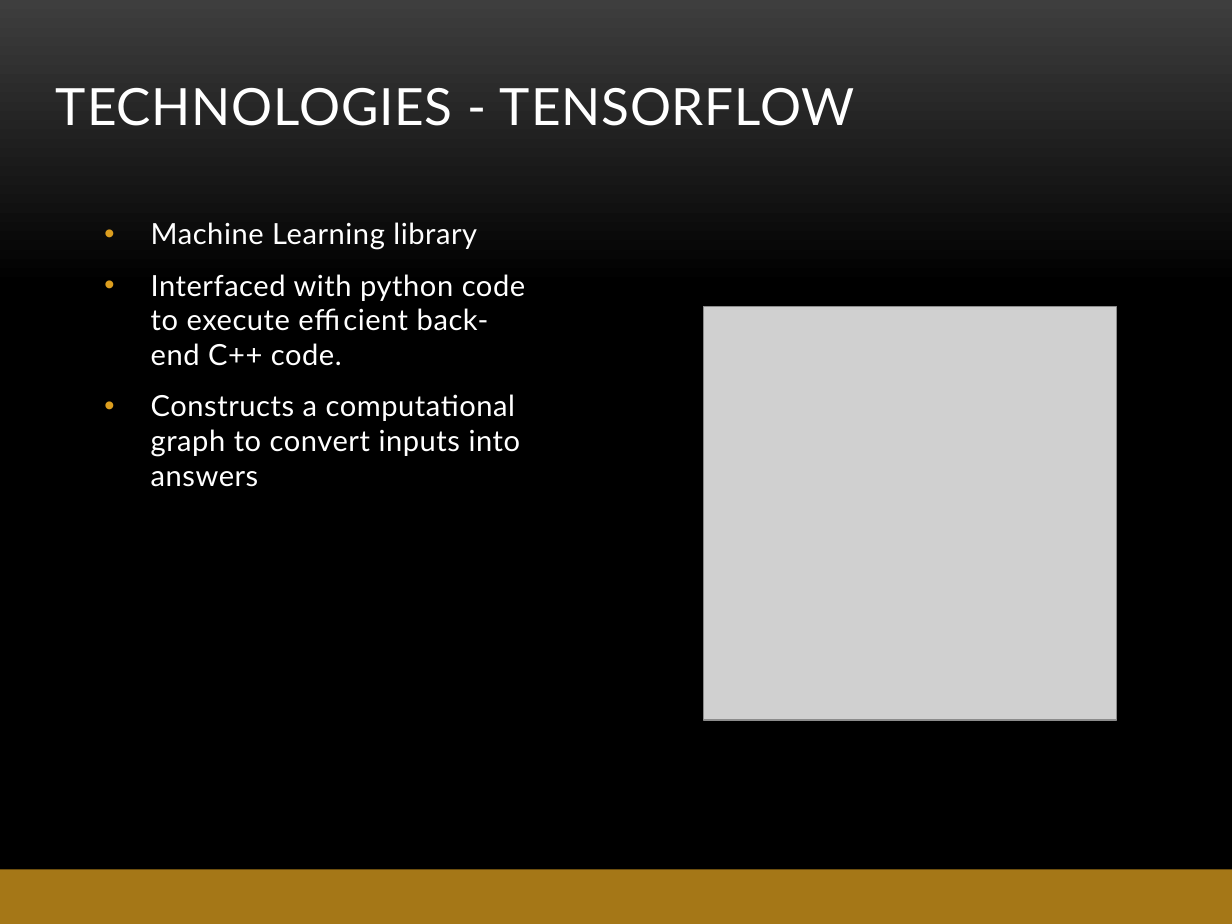
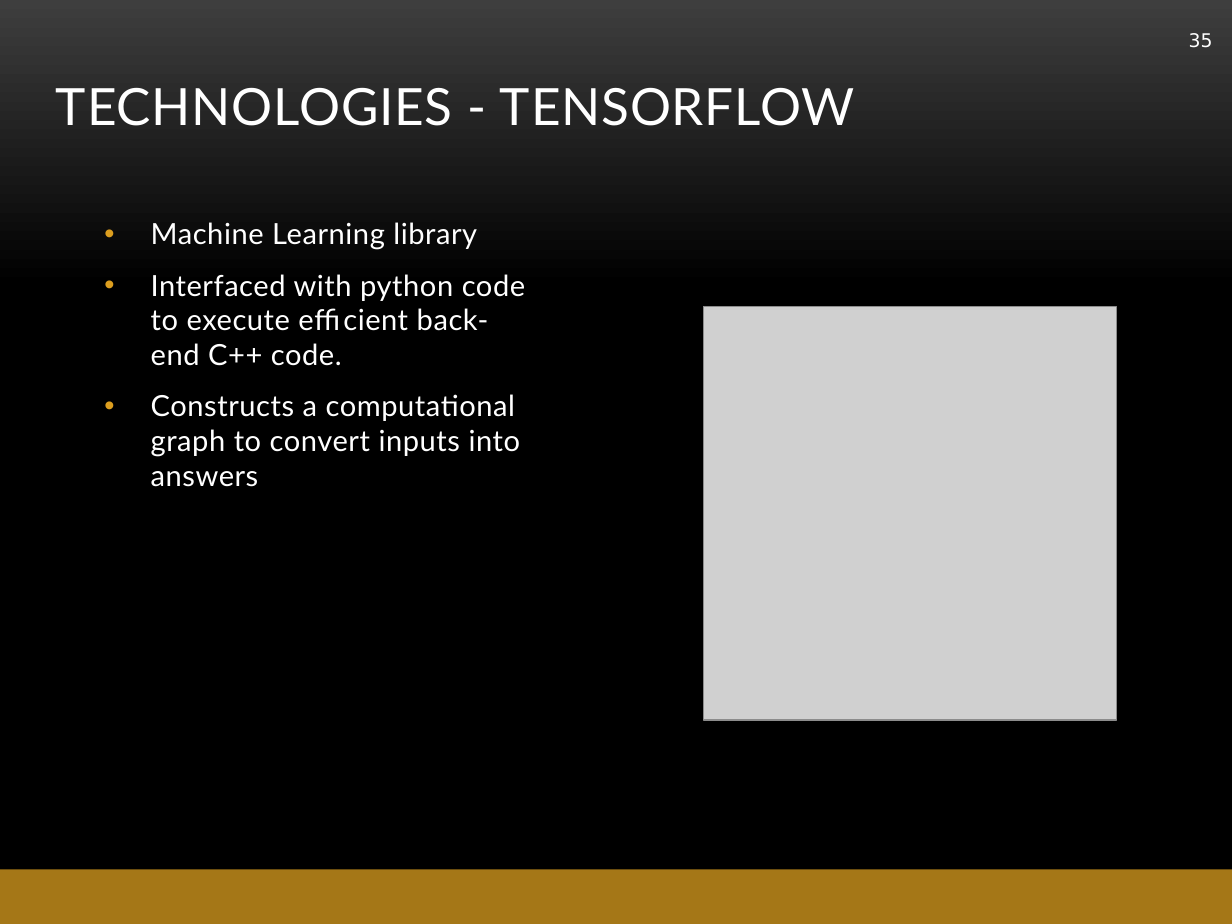
Before and after one commit to abe1ge/teletubbiesQAC, a slide deck: slide 35 of FinalPresentation.pptx (slide 24 before the commit). Drawn at 1232x924 pixels with LibreOffice and Linux fonts; fonts in the diff are those of the drawing; grey boxes stand for pictures; background and template pictures are left out. Boxes give left, top, right and bottom in pixels: in the first picture for what was removed or moved away, otherwise in the second. Text is boxed around its words. In the diff, an @@ line names an element or a change of style, - is before the commit and + after.

```diff
--- a/FinalPresentation.pptx
+++ b/FinalPresentation.pptx
@@ page number added at <box>1189,33,1213,48</box>, 11 pt, text #FFFFFF @@
+35
```
Also in this commit, not shown: 24 other slides changed, 11 slides added.
